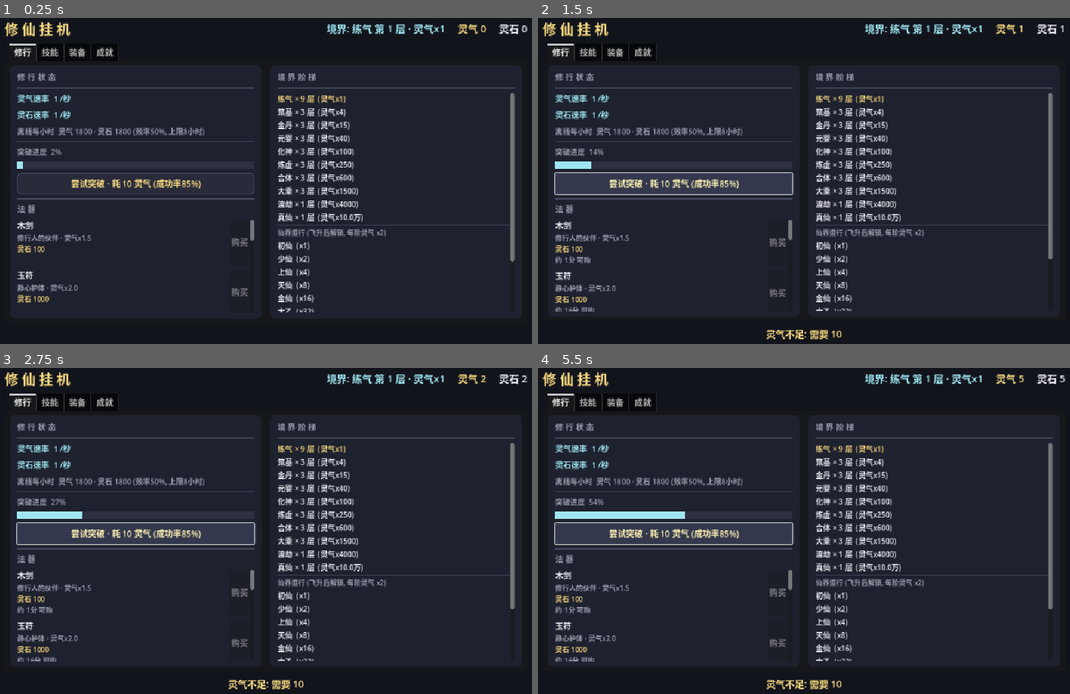
Above: before the commit, frames 1-4 (two rows, left to right).
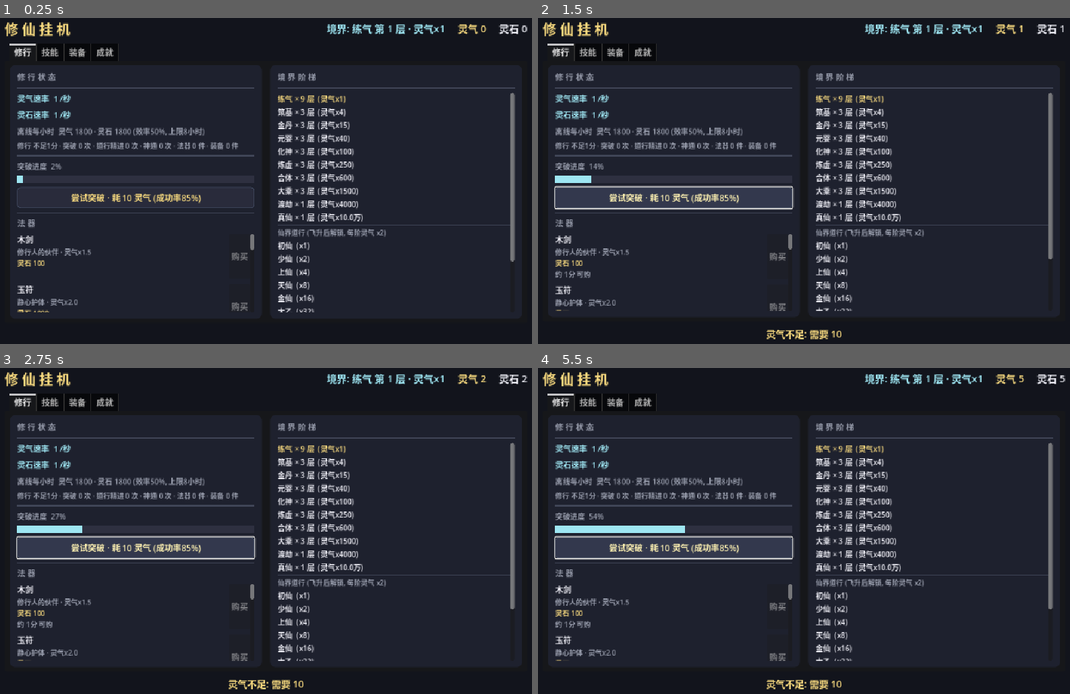
Above: after the commit, the same moments.

Repository: playerss/xiuxian-idle-godot
Game: Godot game, scene res://scenes/main.tscn
The game is run twice, just before and just after one commit, with the same random seed, the same clock (stepped at 60 frames per second) and the same inputs.
Inputs:
- Up to frame 1 (0.25 s): no input
- Up to frame 2 (1.5 s): click "尝试突破 · 耗 10 灵气 (成功率85%)" at 0.5 s; click "尝试突破 · 耗 10 灵气 (成功率85%)" at 1.25 s
- Up to frame 3 (2.75 s): click "尝试突破 · 耗 10 灵气 (成功率85%)" at 2 s
- Up to frame 4 (5.5 s): no input

The runs differ from the first frame. In frame 1, 3.8% of the frame differs, in the area x 3-48%, y 37-91%; in frame 2, 6.2%; in frame 3, 6.4%; in frame 4, 6.9%, in the area x 3-49%, y 37-91%.

Commit message:
feat(打磨-14): 修行统计 — 累计在线时长/突破/道行精进/神通施展/法器/装备次数, 持久化存档 (stats 字段, 旧档缺字段默认0), 修行页显示统计行 (tooltip 说明); GameData.stats/stats_text/fmt_stats_time/_stat_inc, 各事件埋点; 自测 221 项全过, 主场景 headless 0 错误

Diff:
--- a/scripts/game_data.gd
+++ b/scripts/game_data.gd
@@ -86,6 +86,7 @@
 var offline_msg := ""       # 离线收益提示
 var last_break_result := 0  # 上次突破: 0=未触发 1=成功 2=失败 3=飞升
 var break_seq := 0          # 突破事件序号 (每次成功/失败/飞升 +1, UI 据此触发闪烁)
+var stats: Dictionary = {}  # 打磨-14: 修行统计 (累计时长/突破/道行/神通/法器/装备, 读档时 _load_stats 兜底)
 
 var _active_cd := {}        # 技能 id -> 剩余冷却秒
 var _save_acc := 0.0
@@ -102,6 +103,7 @@
 	else:
 		essence += qi_per_sec() * delta
 	stones += stone_per_sec() * delta
+	_stat_inc("play_sec", delta)  # 打磨-14: 累计在线时长
 	# 神通冷却
 	for id in _active_cd.keys():
 		_active_cd[id] = maxf(0.0, _active_cd[id] - delta)
@@ -230,6 +232,41 @@
 	var h := offline_hourly()
 	return "离线每小时  %s %s · 灵石 %s (效率%0.0f%%, 上限8小时)" % [
 		"道行" if ascended else "灵气", fmt(float(h["qi"])), fmt(float(h["stone"])), float(h["rate"]) * 100.0]
+
+# ================= 打磨-14: 修行统计 (累计时长/突破/道行/神通/法器/装备) =================
+
+func _stat_inc(key: String, amount: float = 1.0) -> void:
+	stats[key] = float(stats.get(key, 0.0)) + amount
+
+func _load_stats(v: Variant) -> void:
+	stats = {}
+	if typeof(v) == TYPE_DICTIONARY:
+		for k in v:
+			stats[str(k)] = float(v[k])
+	# 兜底键齐全 (旧档缺失不影响读取)
+	for k in ["play_sec", "break_ok", "break_fail", "dao_ok", "skill_use", "item_buy", "equip_buy"]:
+		if not stats.has(k):
+			stats[k] = 0.0
+
+# 统计文本 (修行页展示)
+func stats_text() -> String:
+	return "修行 %s · 突破 %d 次 · 道行精进 %d 次 · 神通 %d 次 · 法器 %d 件 · 装备 %d 件" % [
+		fmt_stats_time(float(stats.get("play_sec", 0.0))),
+		int(stats.get("break_ok", 0.0)), int(stats.get("dao_ok", 0.0)),
+		int(stats.get("skill_use", 0.0)), int(stats.get("item_buy", 0.0)), int(stats.get("equip_buy", 0.0))]
+
+# 统计时长格式 (日/小时/分)
+func fmt_stats_time(sec: float) -> String:
+	var d := int(sec) / 86400
+	var h := int(sec) % 86400 / 3600
+	var m := int(sec) % 3600 / 60
+	if d > 0:
+		return "%d天%d小时" % [d, h]
+	if h > 0:
+		return "%d小时%d分" % [h, m]
+	if m > 0:
+		return "%d分" % m
+	return "不足1分"
 
 # ================= 成就 (打磨-6: 数据驱动, Steam 上报) =================
 
@@ -401,6 +438,7 @@
 		return "冷却中: 还需 %d 秒" % active_cd_left(id)
 	var gain := float(qi_per_sec()) * float(s["value"])
 	_active_cd[id] = float(s["cooldown"])
+	_stat_inc("skill_use")  # 打磨-14: 神通施展计数
 	# 打磨-11: 飞升后灵气不再使用, 神通爆发改为获得道行
 	if ascended:
 		dao += gain
@@ -420,6 +458,7 @@
 		return "灵石不足: 需要 %s" % fmt(float(e["cost"]))
 	stones -= float(e["cost"])
 	owned_eq.append(id)
+	_stat_inc("equip_buy")  # 打磨-14: 装备购置计数
 	var msg := "购得「%s」(%s)" % [e["name"], e["tier_name"]]
 	var slot := str(e["slot"])
 	if equipped.get(slot) == null:
@@ -466,12 +505,14 @@
 		_advance()
 		last_break_result = 3 if ascended else 1
 		break_seq += 1
+		_stat_inc("break_ok")  # 打磨-14: 突破成功计数 (含飞升)
 		if ascended:
 			return "轰——天雷散尽, 你飞升真仙界了! 灵气速率 x100000!"
 		return "突破成功! 当前境界: %s %s" % [realm_name(), layer_name()]
 	else:
 		last_break_result = 2
 		break_seq += 1
+		_stat_inc("break_fail")  # 打磨-14: 突破失败计数
 		return "突破失败… 灵气消耗殆尽, 但境界稳固, 卷土重来!"
 
 func _advance() -> void:
@@ -492,6 +533,7 @@
 			if stones >= it["cost"]:
 				stones -= it["cost"]
 				owned.append(item_id)
+				_stat_inc("item_buy")  # 打磨-14: 法器购置计数
 				return "购得「%s」, 灵气速率 x%.1f!" % [it["name"], it["boost"]]
 			else:
 				return "灵石不足: 需要 %s" % fmt(it["cost"])
@@ -522,6 +564,7 @@
 		dao_level += 1
 		last_break_result = 4
 		break_seq += 1
+		_stat_inc("dao_ok")  # 打磨-14: 道行精进成功计数
 		return "道行精进! 当前境界: %s·%s" % [realm_name(), IMMORTAL_REALMS[dao_level]]
 	last_break_result = 2
 	break_seq += 1
@@ -549,6 +592,7 @@
 		"ascended": ascended,
 		"dao": dao,
 		"dao_level": dao_level,
+		"stats": stats,
 		"ts": int(Time.get_unix_time_from_system()),
 	}
 	var f := FileAccess.open(SAVE_PATH, FileAccess.WRITE)
@@ -575,6 +619,7 @@
 	learned = _str_array(parsed.get("skills", []))
 	owned_eq = _str_array(parsed.get("eq_owned", []))
 	ach_done = _str_array(parsed.get("ach_done", []))
+	_load_stats(parsed.get("stats", {}))  # 打磨-14: 修行统计 (旧档缺字段默认 0)
 	equipped = {}
 	var eq: Dictionary = parsed.get("equipped", {})
 	if typeof(eq) == TYPE_DICTIONARY:
--- a/scripts/main.gd
+++ b/scripts/main.gd
@@ -17,6 +17,8 @@
 var _stone_rate_label: Label
 var _offline_label: Label      # 打磨-13: 离线每小时收益 (修行页)
 var _offline_text := ""        # 离线文本缓存 (变化时才刷)
+var _stats_label: Label        # 打磨-14: 修行统计 (修行页)
+var _stats_text := ""          # 统计文本缓存 (变化时才刷)
 var _progress_label: Label
 var _bar_bg: ColorRect
 var _bar_fill: ColorRect
@@ -170,6 +172,10 @@
 	_offline_label = _label("", 14, DIM)
 	left.add_child(_offline_label)
 	_offline_label.tooltip_text = "离线收益 = 当前速率 x 离线效率 (基础50% + 功法/装备加成), 上限 8 小时。关闭游戏后继续积累, 重新进入时发放。\n飞升后离线主资源计入道行。"
+	# 打磨-14: 修行统计 (累计时长/突破/道行精进/神通/法器/装备, 持久化)
+	_stats_label = _label("", 13, DIM)
+	left.add_child(_stats_label)
+	_stats_label.tooltip_text = "修行统计自开荒起累计, 存档保存。\n突破: 境界层数成功次数 (含飞升)。\n道行精进: 飞升后道行阶段成功次数。"
 	left.add_child(_sep())
 	_progress_label = _label("突破进度  0%", 14, DIM)
 	left.add_child(_progress_label)
@@ -538,6 +544,11 @@
 	if off_t != _offline_text:
 		_offline_text = off_t
 		_offline_label.text = off_t
+	# 打磨-14: 修行统计 (文本变化时才刷)
+	var st_t: String = g.stats_text()
+	if st_t != _stats_text:
+		_stats_text = st_t
+		_stats_label.text = st_t
 	_progress_label.text = ("道行进度  %d%%" if g.ascended else "突破进度  %d%%") % int(g.breakthrough_progress())
 	_bar_fill.size = Vector2(_bar_bg.size.x * g.breakthrough_progress() / 100.0, _bar_bg.size.y)
 	if g.ascended:
--- a/scripts/selftest.gd
+++ b/scripts/selftest.gd
@@ -400,6 +400,7 @@
 	check(saved.has("skills") and saved.has("eq_owned") and saved.has("equipped"), "存档包含 skills/eq_owned/equipped 字段")
 	check(saved.has("dao") and saved.has("dao_level"), "存档包含 dao/dao_level 字段 (打磨-10)")
 	check(saved.has("ach_done"), "存档包含 ach_done 字段")
+	check(saved.has("stats"), "存档包含 stats 字段 (打磨-14)")
 	check(saved.get("realm_idx", -1) == g.realm_idx, "存档 realm_idx 一致")
 	check(saved.get("essence", -1.0) == g.essence, "存档 essence 一致")
 	# 清空后重新加载
@@ -416,7 +417,18 @@
 	check(str(g.equipped.get("weapon", "")) == eq_id, "读档恢复穿戴")
 	check(g.ach_done.has("first_break"), "读档恢复已解锁成就")
 	check(g.stones > 0.0, "读档恢复灵石")
-	check(absf(g.dao - 12345.678) < 1e-6, "读档恢复道行 (打磨-10, 实际 %s)" % g.fmt(g.dao))
+	# 打磨-14: 统计存档往返 (前面各节已累积计数: 11 法器 / 12 装备 / 10 突破成功 / 3 神通施展)
+	check(float(g.stats.get("item_buy", 0.0)) >= 10.0, "读档恢复统计 item_buy>=10 (打磨-14, 实际 %s)" % str(g.stats.get("item_buy")))
+	check(float(g.stats.get("equip_buy", 0.0)) >= 12.0, "读档恢复统计 equip_buy>=12 (打磨-14, 实际 %s)" % str(g.stats.get("equip_buy")))
+	check(float(g.stats.get("break_ok", 0.0)) >= 1.0, "读档恢复统计 break_ok>=1 (打磨-14, 实际 %s)" % str(g.stats.get("break_ok")))
+	check(float(g.stats.get("skill_use", 0.0)) >= 1.0, "读档恢复统计 skill_use>=1 (打磨-14, 实际 %s)" % str(g.stats.get("skill_use")))
+	# play_sec 存档往返: 读档后手动加时验证保存/读取通道
+	g.stats["play_sec"] = 1234.5
+	g.save_game()
+	g.stats["play_sec"] = 0.0
+	g.load_game()
+	check(absf(g.stats["play_sec"] - 1234.5) < 1e-6, "play_sec 存读档往返 (打磨-14, 实际 %s)" % str(g.stats["play_sec"]))
+	check(absf(g.dao - 12345.678) < 1e-9, "读档恢复道行 (打磨-10, 实际 %s)" % g.fmt(g.dao))
 	check(g.dao_level == 2, "读档恢复道行阶段 (打磨-10)")
 	# 旧档兼容: 缺新字段
 	var f := FileAccess.open(g.SAVE_PATH, FileAccess.WRITE)
@@ -432,6 +444,7 @@
 	check(g.learned.is_empty() and g.owned_eq.is_empty(), "旧档缺字段默认空")
 	check(g.ach_done.is_empty(), "旧档缺 ach_done 默认空")
 	check(g.stones == 7.0, "旧档灵石读取")
+	check(float(g.stats.get("play_sec", -1.0)) == 0.0 and float(g.stats.get("item_buy", -1.0)) == 0.0, "旧档缺 stats 字段默认 0 (打磨-14)")
 
 	# ---------- 打磨-10: 离线道行 (飞升后离线收益计入道行) ----------
 	g.ascended = true
@@ -549,6 +562,48 @@
 	check(g.offline_hourly_text() == oht_pre, "恢复未飞升后文案复原")
 	check(g.learned.has(off_skill), "offline_rate 功法保留 (供存档往返节断言无副作用)")
 
+	# ---------- 打磨-14: 修行统计 (计数/格式/存读档) ----------
+	# 当前受控状态: 练气 1 层, 未飞升, stones=50, learned=[divine_1_1]
+	check(g.fmt_stats_time(0.5) == "不足1分", "fmt_stats_time 短时长 (实际 %s)" % g.fmt_stats_time(0.5))
+	check(g.fmt_stats_time(600.0) == "10分", "fmt_stats_time 分钟档 (实际 %s)" % g.fmt_stats_time(600.0))
+	check(g.fmt_stats_time(5400.0) == "1小时30分", "fmt_stats_time 小时档 (实际 %s)" % g.fmt_stats_time(5400.0))
+	check(g.fmt_stats_time(90000.0) == "1天1小时", "fmt_stats_time 天档 (实际 %s)" % g.fmt_stats_time(90000.0))
+	var s14: Variant = g.stats.duplicate()
+	# 突破成功/失败计数 (确定性注入 roll)
+	g.essence = g.breakthrough_cost()
+	g.try_breakthrough(0.01)
+	check(float(g.stats["break_ok"]) == float(s14["break_ok"]) + 1.0, "突破成功 break_ok+1 (打磨-14, 实际 %s)" % str(g.stats["break_ok"]))
+	g.essence = g.breakthrough_cost()
+	g.try_breakthrough(0.999)
+	check(float(g.stats["break_fail"]) == float(s14["break_fail"]) + 1.0, "突破失败 break_fail+1 (打磨-14, 实际 %s)" % str(g.stats["break_fail"]))
+	# 神通施展计数
+	g.learned.append(active_id)
+	g._active_cd.erase(active_id)
+	g.use_active_skill(active_id)
+	check(float(g.stats["skill_use"]) == float(s14["skill_use"]) + 1.0, "神通施展 skill_use+1 (打磨-14, 实际 %s)" % str(g.stats["skill_use"]))
+	# 法器/装备购置计数
+	g.stones = 1000.0
+	g.try_buy_item("wooden_sword")
+	check(float(g.stats["item_buy"]) == float(s14["item_buy"]) + 1.0, "法器购置 item_buy+1 (打磨-14, 实际 %s)" % str(g.stats["item_buy"]))
+	g.stones = 1e12
+	g.buy_equipment(eq_id)
+	check(float(g.stats["equip_buy"]) == float(s14["equip_buy"]) + 1.0, "装备购置 equip_buy+1 (打磨-14, 实际 %s)" % str(g.stats["equip_buy"]))
+	# 重复购置不重复计数
+	var ib_pre: float = g.stats["item_buy"]
+	g.try_buy_item("wooden_sword")
+	check(float(g.stats["item_buy"]) == ib_pre, "重复购置法器不重复计数 (打磨-14)")
+	# 道行精进计数 (飞升后)
+	g.ascended = true
+	g.dao = g.dao_break_cost() + 1.0
+	g.try_dao_break(0.01)
+	check(float(g.stats["dao_ok"]) == float(s14["dao_ok"]) + 1.0, "道行精进 dao_ok+1 (打磨-14, 实际 %s)" % str(g.stats["dao_ok"]))
+	g.ascended = false
+	# stats_text 各段
+	var stt: String = g.stats_text()
+	check(stt.find("突破 %d 次" % int(g.stats["break_ok"])) >= 0, "stats_text 含突破计数 (实际 %s)" % stt)
+	check(stt.find("装备 %d 件" % int(g.stats["equip_buy"])) >= 0, "stats_text 含装备计数 (实际 %s)" % stt)
+	check(stt.find("神通") >= 0 and stt.find("法器") >= 0 and stt.find("道行精进") >= 0 and stt.find("修行") >= 0, "stats_text 含修行/神通/法器/道行段 (实际 %s)" % stt)
+
 	# ---------- 汇报 ----------
 	print("")
 	if _fail.is_empty():
